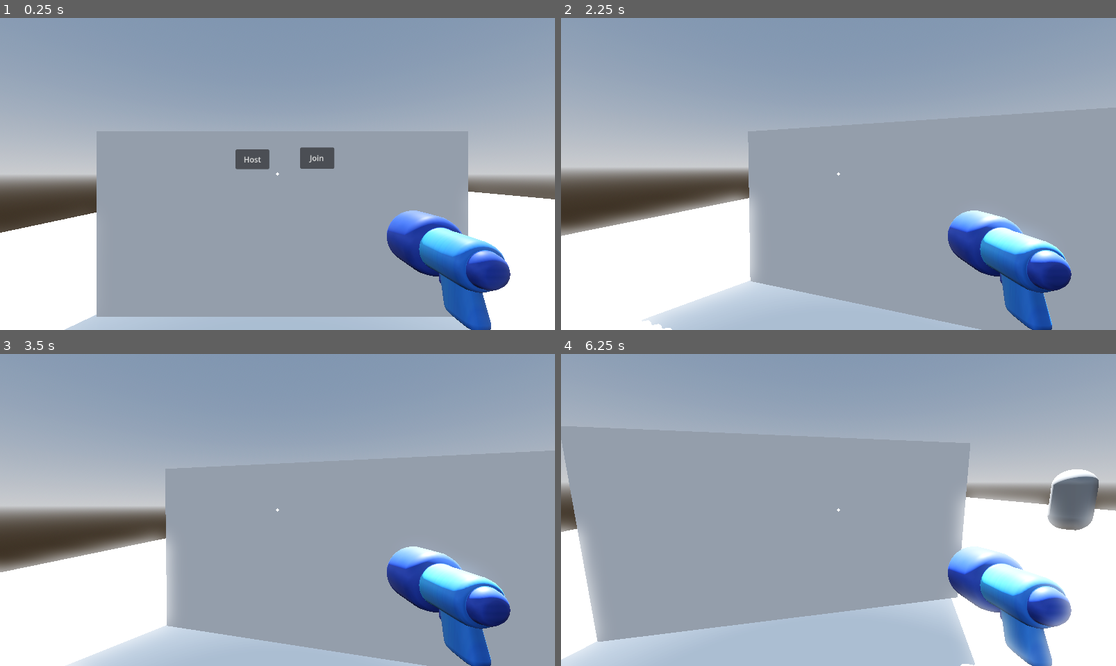
Above: before the commit, frames 1-4 (two rows, left to right).
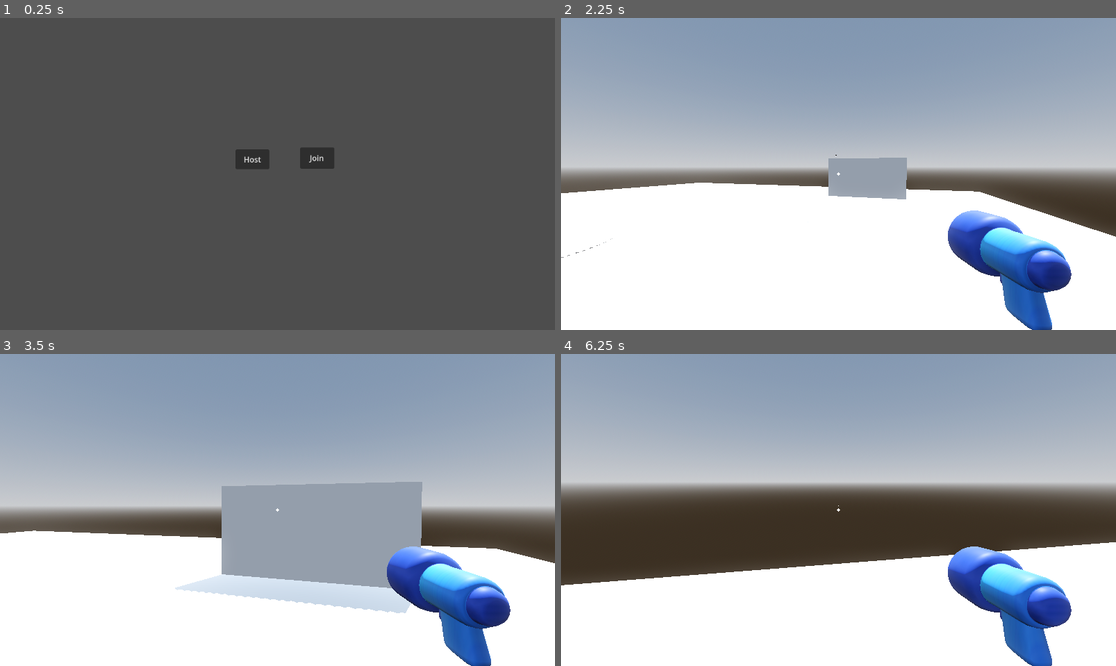
Above: after the commit, the same moments.

Repository: SoanGlengan/3dgame
Game: Godot game, scene res://game.tscn
Same seed, same stepped clock (60 frames per second), same inputs: the game is played once before the commit and once after it.
Inputs (mouse positions are in pixels of both pictures, inside the frame that each line leads up to):
- Up to frame 1 (0.25 s): no input
- Up to frame 2 (2.25 s): click "Host" at 0.5 s; tap Enter (ui_accept) at 1.25, 1.52 s; move the mouse to (960, 158) at 1.27 s; press the mouse at (960, 158) at 1.28 s; hold D (right) 1.28-2.03 s; move the mouse to (810, 174) at 2.02 s; release the mouse at (810, 174) at 2.03 s; hold W (forward) from 2.03 s (still down); click (810, 174) at 2.1 s
- Up to frame 3 (3.5 s): keep holding W (forward); tap Enter (ui_accept) at 2.27 s; move the mouse to (288, 503) at 2.77 s; press the mouse at (288, 503) at 2.78 s
- Up to frame 4 (6.25 s): move the mouse to (832, 516) at 3.52 s; release the mouse at (832, 516) at 3.53 s; click (832, 516) at 3.6 s; tap Enter (ui_accept) at 3.77, 4.52, 5, 5.27 s; move the mouse to (877, 513) at 4.27 s; press the mouse at (877, 513) at 4.28 s; tap Escape (ui_cancel) at 4.9 s; move the mouse to (672, 463) at 5.02 s; release W (forward) at 5.03 s; release the mouse at (672, 463) at 5.03 s; hold A (left) 5.03-5.78 s; click (672, 463) at 5.1 s; move the mouse to (844, 510) at 5.77 s; press the mouse at (844, 510) at 5.78 s; hold W (forward) from 5.78 s (still down)

The runs differ from the first frame. In frame 1, 99% of the frame differs, in the area x 0-100%, y 0-100%; in frame 2, 42%; in frame 3, 33%; in frame 4, 57%.

Commit message:
MULTIPLAYER!!!!!

Diff:
--- a/character.tscn
+++ b/character.tscn
@@ -3,6 +3,17 @@
 [ext_resource type="Script" uid="uid://dqcehcdwv22wt" path="res://player.gd" id="1_glpr6"]
 [ext_resource type="Texture2D" uid="uid://cqrn3fee31hq" path="res://simple_gun/gun_model_gun_palette.png" id="2_px5sl"]
 [ext_resource type="Script" uid="uid://dtj7gmna11qhg" path="res://reticle.gd" id="3_wa5vi"]
+
+[sub_resource type="SceneReplicationConfig" id="SceneReplicationConfig_wa5vi"]
+properties/0/path = NodePath(".:position")
+properties/0/spawn = true
+properties/0/replication_mode = 1
+properties/1/path = NodePath("Neck:rotation")
+properties/1/spawn = true
+properties/1/replication_mode = 1
+properties/2/path = NodePath("Neck/Camera3D:rotation")
+properties/2/spawn = true
+properties/2/replication_mode = 1
 
 [sub_resource type="ProceduralSkyMaterial" id="ProceduralSkyMaterial_vu45j"]
 sky_horizon_color = Color(0.66224277, 0.6717428, 0.6867428, 1)
@@ -62,47 +73,40 @@
 blend_shape_mode = 0
 shadow_mesh = SubResource("ArrayMesh_ycvb1")
 
-[sub_resource type="SceneReplicationConfig" id="SceneReplicationConfig_wa5vi"]
-properties/0/path = NodePath("CharacterBody3D:position")
-properties/0/spawn = true
-properties/0/replication_mode = 1
-properties/1/path = NodePath("CharacterBody3D:rotation")
-properties/1/spawn = true
-properties/1/replication_mode = 1
-
-[node name="Node3D" type="Node3D" unique_id=2109709649]
-
-[node name="WorldEnvironment" type="WorldEnvironment" parent="." unique_id=2080682065]
-environment = SubResource("Environment_pjt0s")
-
-[node name="DirectionalLight3D" type="DirectionalLight3D" parent="." unique_id=1652891557]
-transform = Transform3D(-0.8660254, -0.43301278, 0.25, 0, 0.49999997, 0.86602545, -0.50000006, 0.75, -0.43301266, 0, 0, 0)
-shadow_enabled = true
-
-[node name="CharacterBody3D" type="CharacterBody3D" parent="." unique_id=727059579]
+[node name="CharacterBody3D" type="CharacterBody3D" unique_id=942182750]
 transform = Transform3D(1, 0, 0, 0, 1, 0, 0, 0, 1, 0, 0.937556, 0)
 script = ExtResource("1_glpr6")
 
-[node name="MeshInstance3D" type="MeshInstance3D" parent="CharacterBody3D" unique_id=1739914846]
+[node name="MultiplayerSynchronizer" type="MultiplayerSynchronizer" parent="." unique_id=1359776660]
+replication_config = SubResource("SceneReplicationConfig_wa5vi")
+
+[node name="WorldEnvironment" type="WorldEnvironment" parent="." unique_id=623515509]
+environment = SubResource("Environment_pjt0s")
+
+[node name="DirectionalLight3D" type="DirectionalLight3D" parent="." unique_id=292681645]
+transform = Transform3D(-0.8660254, -0.43301278, 0.25, 0, 0.49999997, 0.86602545, -0.50000006, 0.75, -0.43301266, 0, -0.937556, 0)
+shadow_enabled = true
+
+[node name="MeshInstance3D" type="MeshInstance3D" parent="." unique_id=417143608]
 mesh = SubResource("CapsuleMesh_vu45j")
 
-[node name="CollisionShape3D" type="CollisionShape3D" parent="CharacterBody3D" unique_id=1747280420]
+[node name="CollisionShape3D" type="CollisionShape3D" parent="." unique_id=1254103500]
 shape = SubResource("ConvexPolygonShape3D_glpr6")
 
-[node name="Neck" type="Node3D" parent="CharacterBody3D" unique_id=1186246332]
+[node name="Neck" type="Node3D" parent="." unique_id=1215534902]
 transform = Transform3D(1, 0, 0, 0, 1, 0, 0, 0, 1, 0, 0.5970483, 0)
 
-[node name="Camera3D" type="Camera3D" parent="CharacterBody3D/Neck" unique_id=1551503859]
+[node name="Camera3D" type="Camera3D" parent="Neck" unique_id=2118739851]
 
-[node name="BlueGun" type="MeshInstance3D" parent="CharacterBody3D/Neck/Camera3D" unique_id=1291120821]
+[node name="BlueGun" type="MeshInstance3D" parent="Neck/Camera3D" unique_id=556486903]
 transform = Transform3D(-2.1855694e-08, 0, 0.5, 0, 0.5, 0, -0.5, 0, -2.1855694e-08, 0.797, -0.529093, -0.87924564)
 mesh = SubResource("ArrayMesh_0qfo5")
 skeleton = NodePath("")
 
-[node name="Marker3D" type="Marker3D" parent="CharacterBody3D/Neck/Camera3D" unique_id=45284053]
+[node name="Marker3D" type="Marker3D" parent="Neck/Camera3D" unique_id=778950391]
 transform = Transform3D(-4.371139e-08, 0, 1, 0, 1, 0, -1, 0, -4.371139e-08, 0, 0, -1)
 
-[node name="UserInterface" type="Control" parent="CharacterBody3D/Neck/Camera3D" unique_id=2126430423]
+[node name="UserInterface" type="Control" parent="Neck/Camera3D" unique_id=348642414]
 layout_mode = 3
 anchors_preset = 15
 anchor_right = 1.0
@@ -111,7 +115,7 @@
 grow_vertical = 2
 mouse_filter = 1
 
-[node name="reticle" type="CenterContainer" parent="CharacterBody3D/Neck/Camera3D/UserInterface" unique_id=1230171634]
+[node name="reticle" type="CenterContainer" parent="Neck/Camera3D/UserInterface" unique_id=966652964]
 layout_mode = 1
 anchors_preset = 8
 anchor_left = 0.5
@@ -124,6 +128,3 @@
 grow_vertical = 2
 script = ExtResource("3_wa5vi")
 DOT_RADIUS = 3.0
-
-[node name="MultiplayerSynchronizer" type="MultiplayerSynchronizer" parent="." unique_id=1758814849]
-replication_config = SubResource("SceneReplicationConfig_wa5vi")
--- a/game.gd
+++ b/game.gd
@@ -4,22 +4,23 @@
 var peer = ENetMultiplayerPeer.new()
 @export var player_scene : PackedScene
 
-func _on_host_pressed() -> void:
+func _on_host_pressed():
 	peer.create_server(port)
 	multiplayer.multiplayer_peer = peer
 	multiplayer.peer_connected.connect(add_player)
-	add_player()
+	add_player(1)
 	$CanvasLayer.hide()
 
-func _on_join_pressed() -> void:
+func _on_join_pressed():
 	peer.create_client("127.0.0.1",port)
 	multiplayer.multiplayer_peer = peer
 	$CanvasLayer.hide()
 
-func add_player(id = 1):
+func add_player(id: int):
 	var player = player_scene.instantiate()
 	player.name = str(id)
-	call_deferred("add_child",player)
+	print("a player just joined the game and their id is:",player.name)
+	add_child.call_deferred(player, true)
 
 func exit_game(id):
 	multiplayer.peer_disconnected.connect(del_player)
--- a/game.tscn
+++ b/game.tscn
@@ -13,9 +13,6 @@
 use_collision = true
 size = Vector3(24, 0.001, 24)
 material = ExtResource("3_feb5d")
-
-[node name="Node3D" parent="." unique_id=2109709649 instance=ExtResource("1_80nbo")]
-transform = Transform3D(1, 0, 0, 0, 1, 0, 0, 0, 1, -8.744272, 0, 5.0411386)
 
 [node name="CSGBox3D2" type="CSGBox3D" parent="." unique_id=2112850469]
 transform = Transform3D(1, 0, 0, 0, 1, 0, 0, 0, 1, 1.5720396, 1.0136298, -11.2617855)
@@ -56,6 +53,7 @@
 [node name="MultiplayerSpawner" type="MultiplayerSpawner" parent="." unique_id=301305071]
 _spawnable_scenes = PackedStringArray("uid://b0gwny3ohfud8")
 spawn_path = NodePath("..")
+spawn_limit = 2
 
 [connection signal="pressed" from="CanvasLayer/host" to="." method="_on_host_pressed"]
 [connection signal="pressed" from="CanvasLayer/join" to="." method="_on_join_pressed"]
--- a/player.gd
+++ b/player.gd
@@ -21,21 +21,22 @@
 
 
 func _unhandled_input(event: InputEvent) -> void:
-	if event is InputEventMouseButton:
-		Input.set_mouse_mode(Input.MOUSE_MODE_CAPTURED)
-	elif event.is_action_pressed("ui_cancel"):
-		Input.set_mouse_mode(Input.MOUSE_MODE_VISIBLE)
-	if Input.get_mouse_mode() == Input.MOUSE_MODE_CAPTURED:
-		if event is InputEventMouseMotion:
-			neck.rotate_y(-event.relative.x * 0.001)
-			camera.rotate_x(-event.relative.y * 0.001)
-			camera.rotation.x = clamp(camera.rotation.x, deg_to_rad(-60), deg_to_rad(90))
-	if Input.is_action_pressed("shoot") and timeSinceLastShoot > 15:
-		shoot_bullet()
-		timeSinceLastShoot = 0
-	if Input.is_action_just_pressed("exit"):
-		$".../".exit_game(name.to_int())
-		get_tree().quit()
+	if is_multiplayer_authority():
+		if event is InputEventMouseButton:
+			Input.set_mouse_mode(Input.MOUSE_MODE_CAPTURED)
+		elif event.is_action_pressed("ui_cancel"):
+			Input.set_mouse_mode(Input.MOUSE_MODE_VISIBLE)
+		if Input.get_mouse_mode() == Input.MOUSE_MODE_CAPTURED:
+			if event is InputEventMouseMotion:
+				neck.rotate_y(-event.relative.x * 0.001)
+				camera.rotate_x(-event.relative.y * 0.001)
+				camera.rotation.x = clamp(camera.rotation.x, deg_to_rad(-60), deg_to_rad(90))
+		if Input.is_action_pressed("shoot") and timeSinceLastShoot > 15:
+			shoot_bullet()
+			timeSinceLastShoot = 0
+		if Input.is_action_just_pressed("exit"):
+			$"../".exit_game(name.to_int())
+			get_tree().quit()
 func _physics_process(delta: float) -> void:
 	if is_multiplayer_authority():
 		if not is_on_floor():
@@ -60,8 +61,6 @@
 
 
 		move_and_slide()
-	else:
-		print("jdkfsldjflksj")
 
 
 func shoot_bullet():
